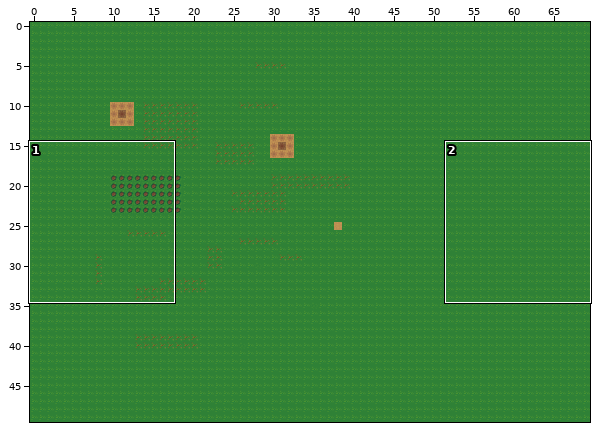
Tiled map, stored at Ruby/resources/maps/demo_map.tmx. The first picture is a wide view before the edit; the outline marks the close-up.
Close-up. Old version:
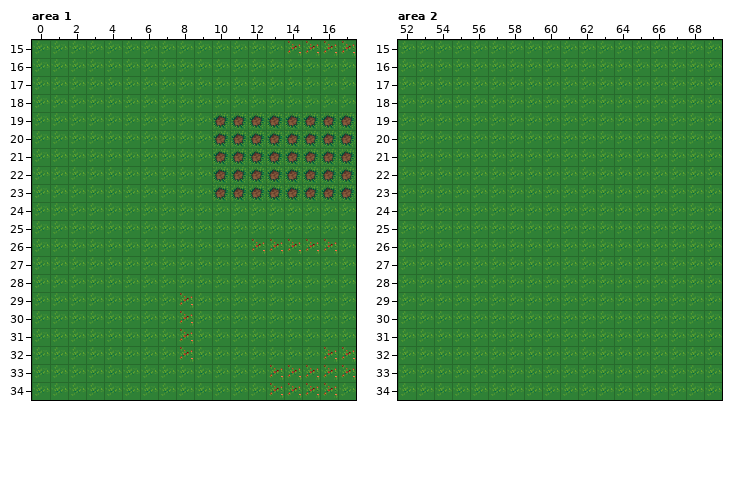
Cells are 32x32 px. Shown: area 1 x 0..17, y 15..34; area 2 x 52..69, y 15..34. The commit also changed other parts of the map, which this record leaves out.
After:
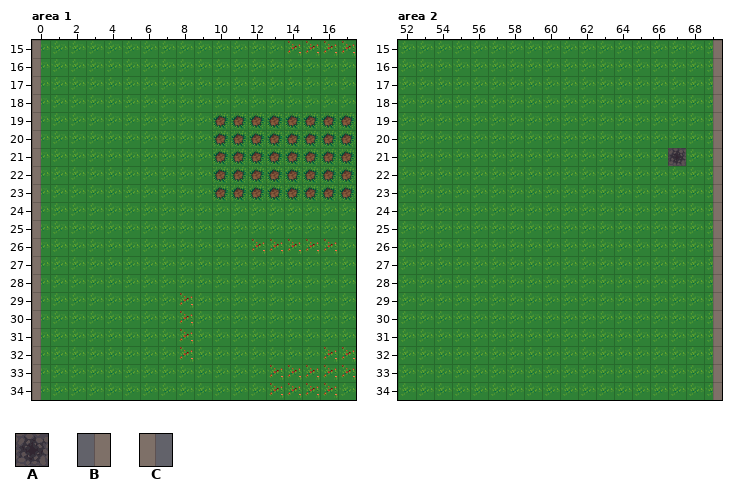
Key: from "Basic": A 172, B 483, C 485.
_ is an empty cell.
Tiles of an added or newly shown layer are drawn over the layers below it.
Author's note on the commit: Posicionar a Ruby en un Spawn inicial en el mapa Este Spawn servira la primera vez que aparece Ruby y cuando muera.
The edit:
Layer "Walls" (now shown), area 1:
y 15..34: x 0 _ -> C
Layer "Walls" (now shown), area 2:
y 15..34: x 69 _ -> B
Layer "SpawnEste" (added), area 2:
y 21: x 67 _ -> A
